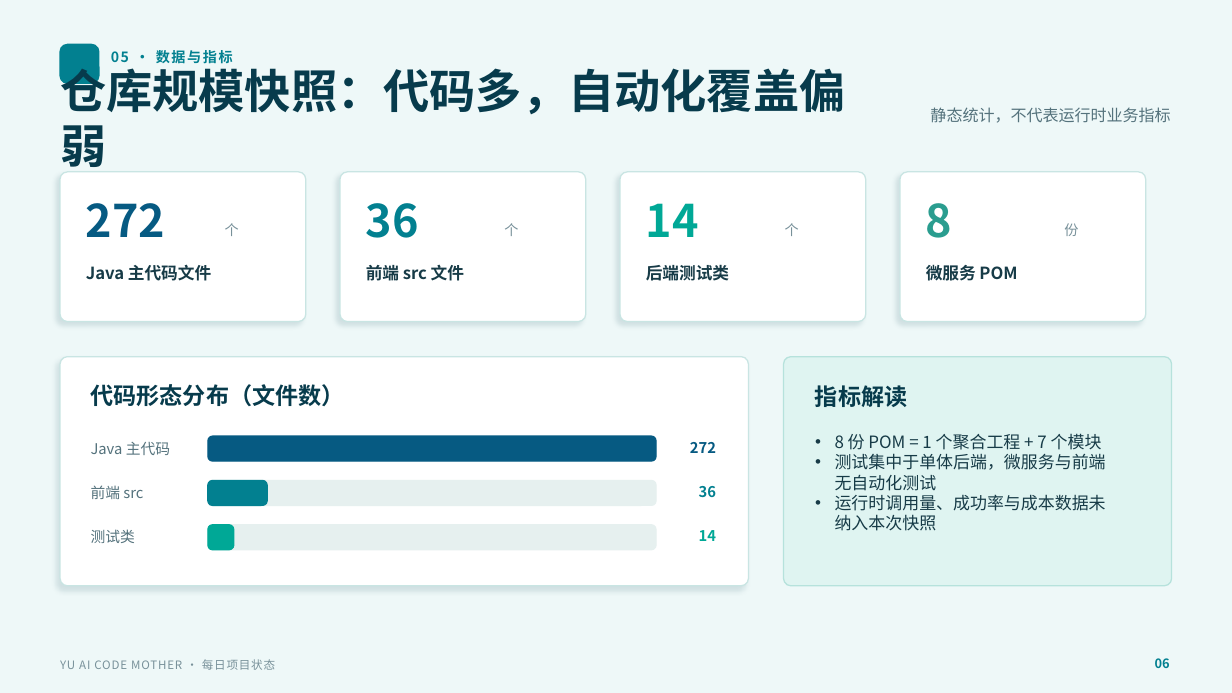
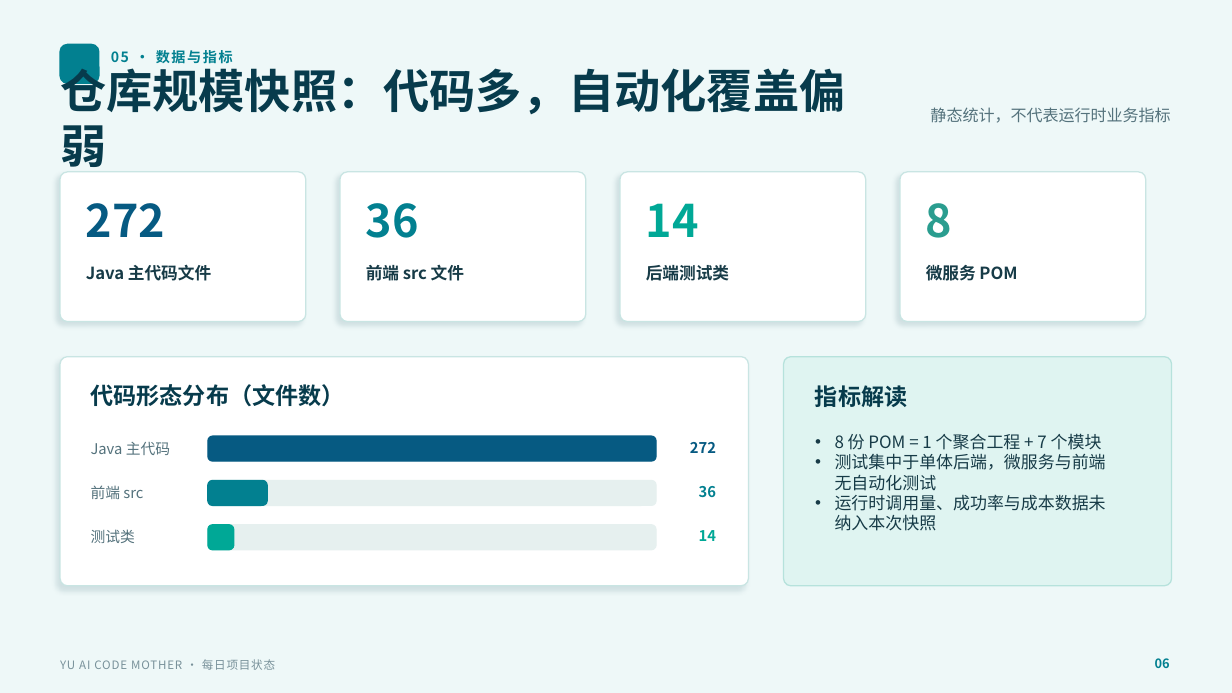
Before and after one commit to liyupi/yu-ai-code-mother, a slide deck: slide 6 of docs/reports/project-status-2026-07-20.pptx. Drawn at 1232x693 pixels with LibreOffice and Linux fonts; fonts in the diff are those of the drawing. Boxes give left, top, right and bottom in pixels: in the first picture for what was removed or moved away, otherwise in the second. Text is boxed around its words. In the diff, an @@ line names an element or a change of style, - is before the commit and + after.

```diff
--- a/docs/reports/project-status-2026-07-20.pptx
+++ b/docs/reports/project-status-2026-07-20.pptx
@@ text removed at [225,223,239,236] @@
-个
@@ text removed at [504,223,518,236] @@
-个
@@ text removed at [785,223,799,236] @@
-个
@@ text removed at [1064,223,1078,236] @@
-份
```
Also in this commit, not shown: 4 other slides changed.
